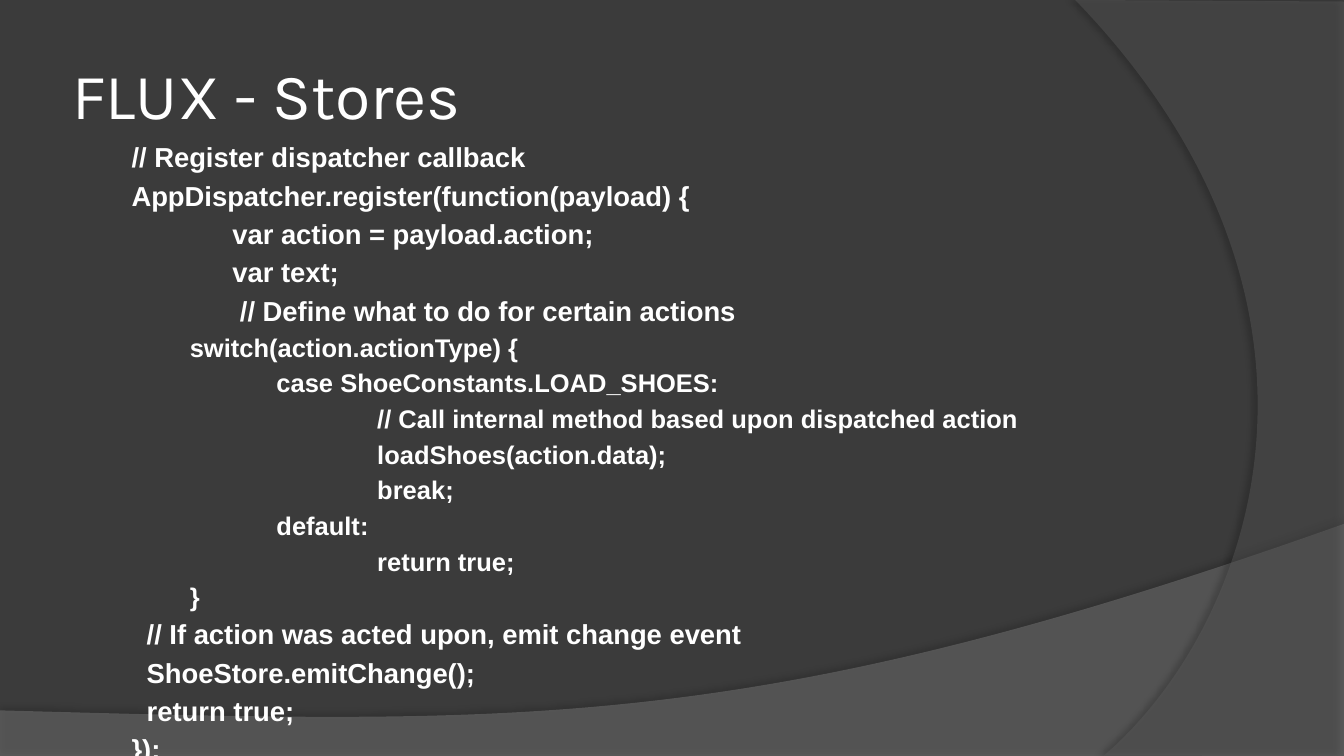
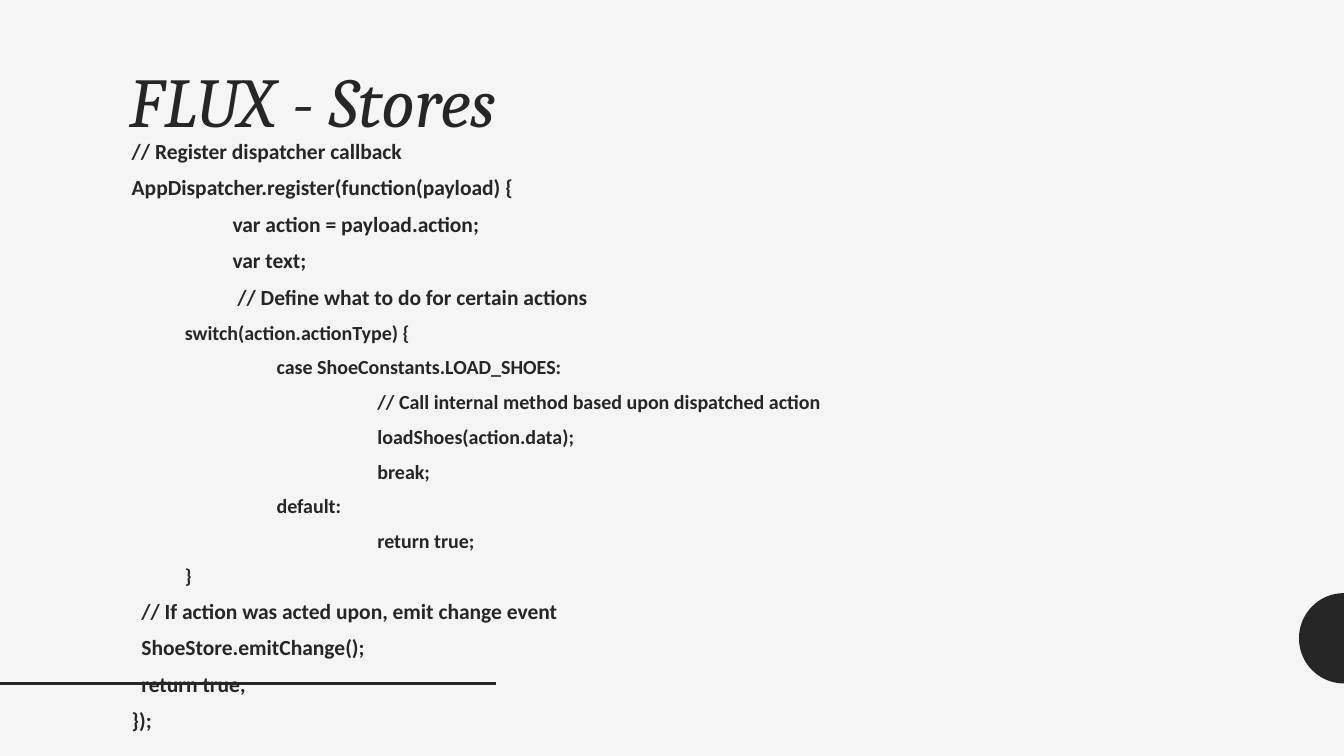
Before and after one commit to cthanhnguyen/ReactApp, a slide deck: slide 39 of Document/React Presentation.pptx (slide 25 before the commit). Drawn at 1344x756 pixels with LibreOffice and Linux fonts; fonts in the diff are those of the drawing. Boxes give left, top, right and bottom in pixels: in the first picture for what was removed or moved away, otherwise in the second. Text is boxed around its words. In the diff, an @@ line names an element or a change of style, - is before the commit and + after.

```diff
--- a/Document/React Presentation.pptx
+++ b/Document/React Presentation.pptx
@@ background #3B3B3B to #F5F5F5 @@
@@ freeform shape removed at bbox=[1076, 0, 1344, 756] @@
@@ title "FLUX - Stores": place and size @@
-title "FLUX - Stores" at bbox=[72, 78, 460, 120]
+title "FLUX - Stores" at bbox=[129, 79, 497, 128]
@@ title "FLUX - Stores" at bbox=[129, 79, 497, 128]: size 46 to 50 pt, font Karla to Cambria, text colour #FFFFFF to #262626, italic on; alignment left to right; line spacing 1 to 0.9; vertical alignment middle to top @@
@@ text "// Register dispatcher callback" at bbox=[132, 144, 820, 695]: size 19.6 to 15.4 pt in "// Register dispatcher callback", "AppDispatcher.register(function(payload) {", "var action = payload.action;", "var text;" and 5 more places; font Arial to Calibri, text colour #FFFFFF to #262626; size 18.2 to 14.3 pt in "switch(action.actionType) {", "case ShoeConstants.LOAD_SHOES:", "// Call internal method based upon dispatched ...", "loadShoes(action.data);" and 4 more places; line spacing 1 to 0.92; more space between paragraphs @@
@@ freeform shape removed at bbox=[0, 524, 1344, 756] @@
@@ freeform shape added at bbox=[1300, 593, 1344, 684], fill #262626 @@
@@ line added from (0, 684) to (496, 684), #262626 2 pt @@
```
Also in this commit, not shown: 29 other slides changed, 14 slides added.
